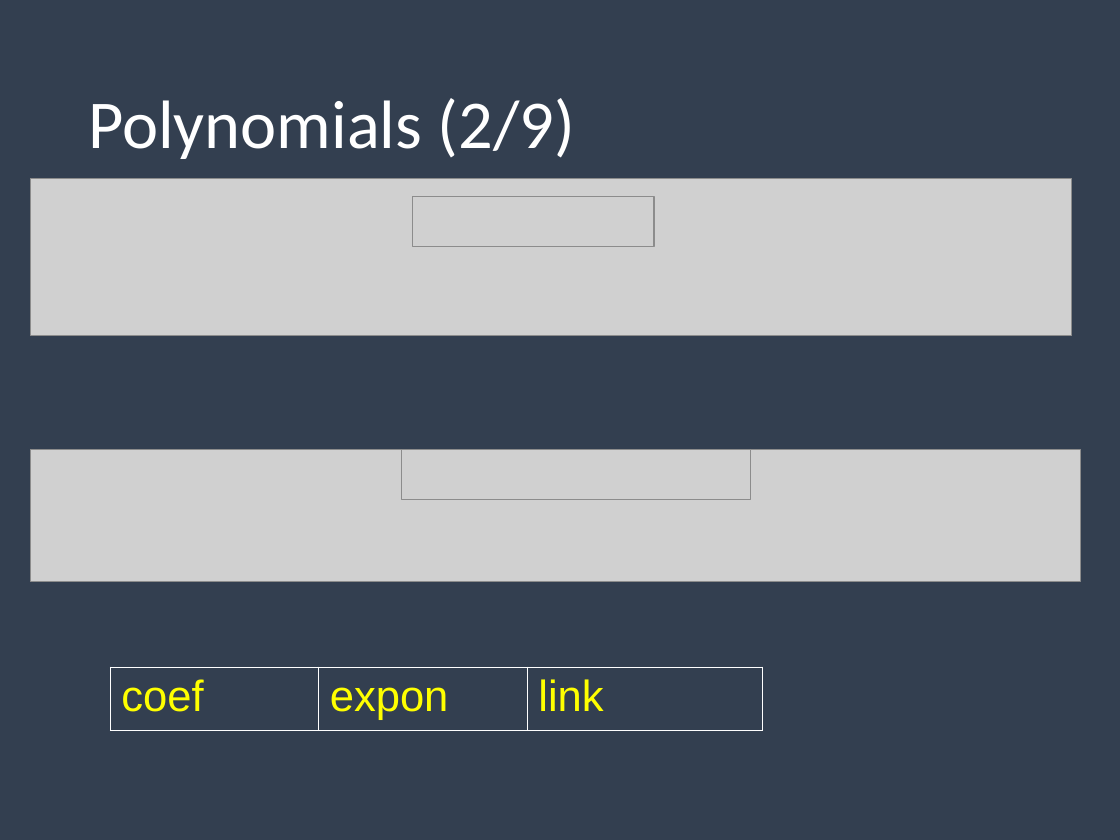
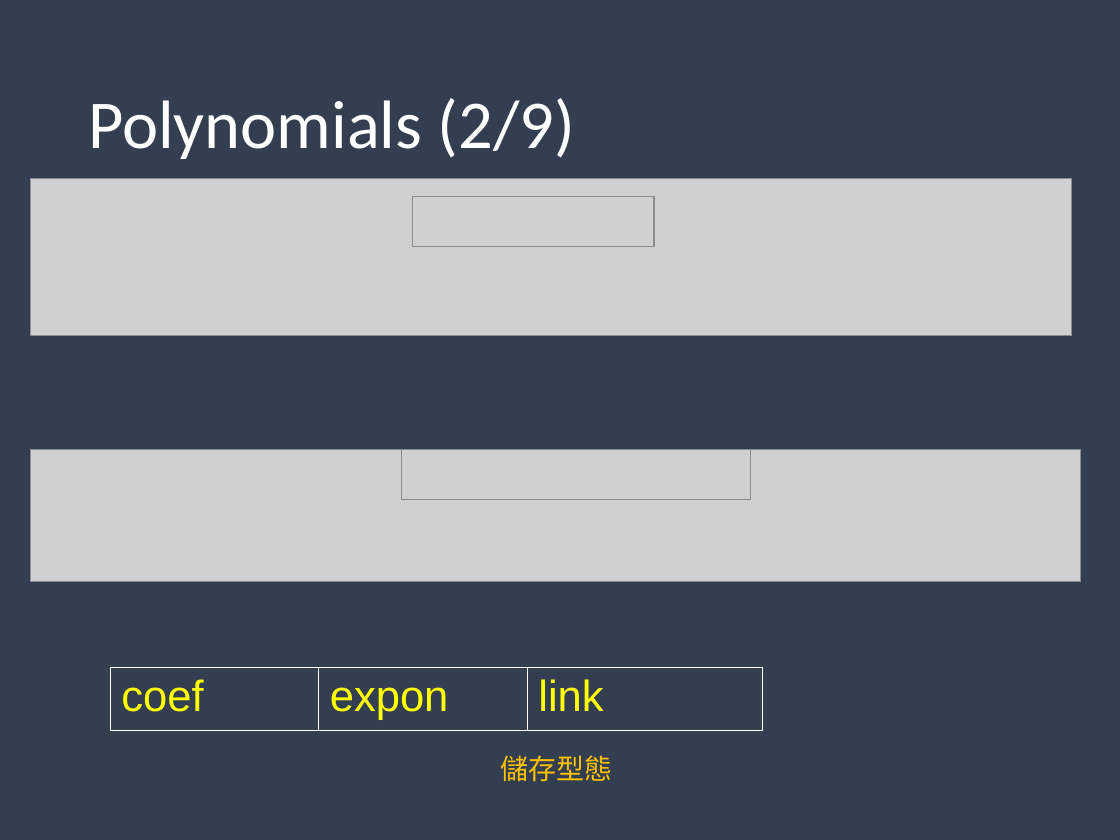
Before and after one commit to weberlu88/2020-NCU-CS-DataStructure, a slide deck: slide 11 of PPT/CH4-2_2020.ppt. Drawn at 1120x840 pixels with LibreOffice and Linux fonts; fonts in the diff are those of the drawing; grey boxes stand for pictures. Boxes give left, top, right and bottom in pixels: in the first picture for what was removed or moved away, otherwise in the second. Text is boxed around its words. In the diff, an @@ line names an element or a change of style, - is before the commit and + after.

```diff
--- a/PPT/CH4-2_2020.ppt
+++ b/PPT/CH4-2_2020.ppt
@@ text added at [500,755,612,782], 18 pt, text #FFC000 @@
+儲存型態
```
Also in this commit, not shown: 3 other slides changed, 2 other files.
